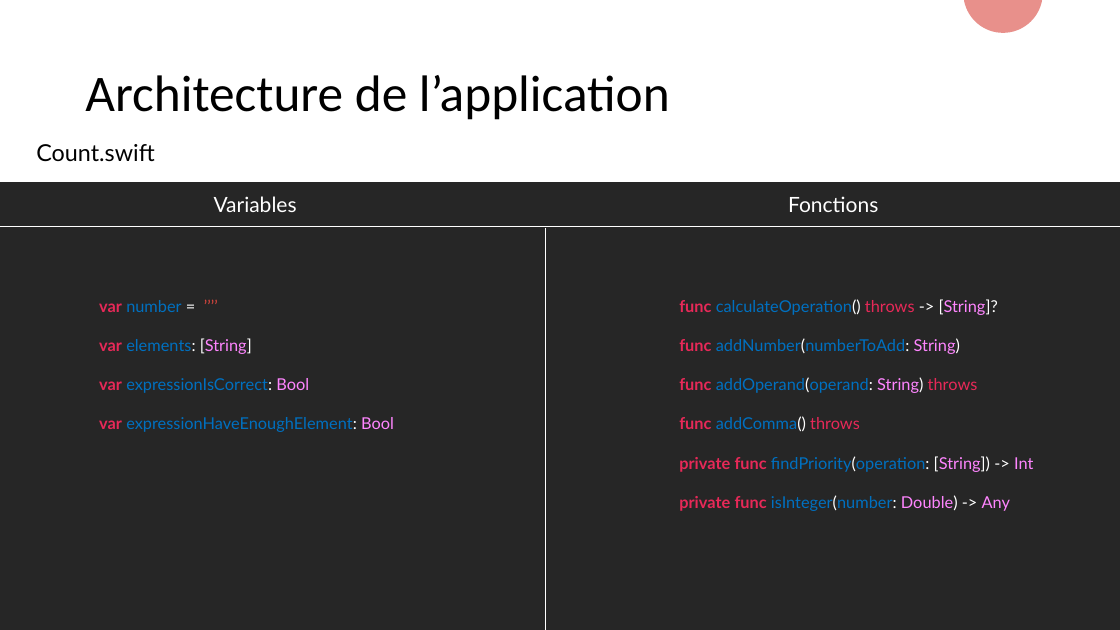
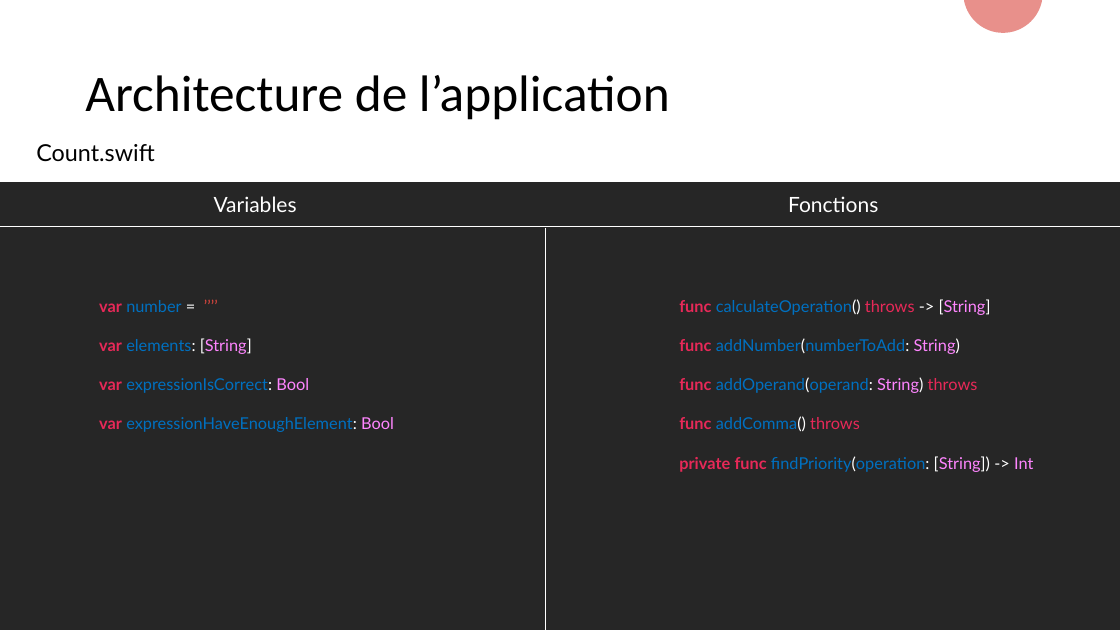
Before and after one commit to MickaeliOS/OpenClassrooms-P5-CountOnMe, a slide deck: slide 6 of Horn_Mickael_2_presentation_022122.pptx. Drawn at 1120x630 pixels with LibreOffice and Linux fonts; fonts in the diff are those of the drawing. Boxes give left, top, right and bottom in pixels: in the first picture for what was removed or moved away, otherwise in the second. Text is boxed around its words. In the diff, an @@ line names an element or a change of style, - is before the commit and + after.

```diff
--- a/Horn_Mickael_2_presentation_022122.pptx
+++ b/Horn_Mickael_2_presentation_022122.pptx
@@ text at box(679, 299, 991, 315): text changed @@
-func calculateOperation() throws -> [String]?
+func calculateOperation() throws -> [String]
@@ text at box(679, 495, 1010, 511): paragraph removed @@
-private func isInteger(number: Double) -> Any
```
Also in this commit, not shown: 1 other file.
